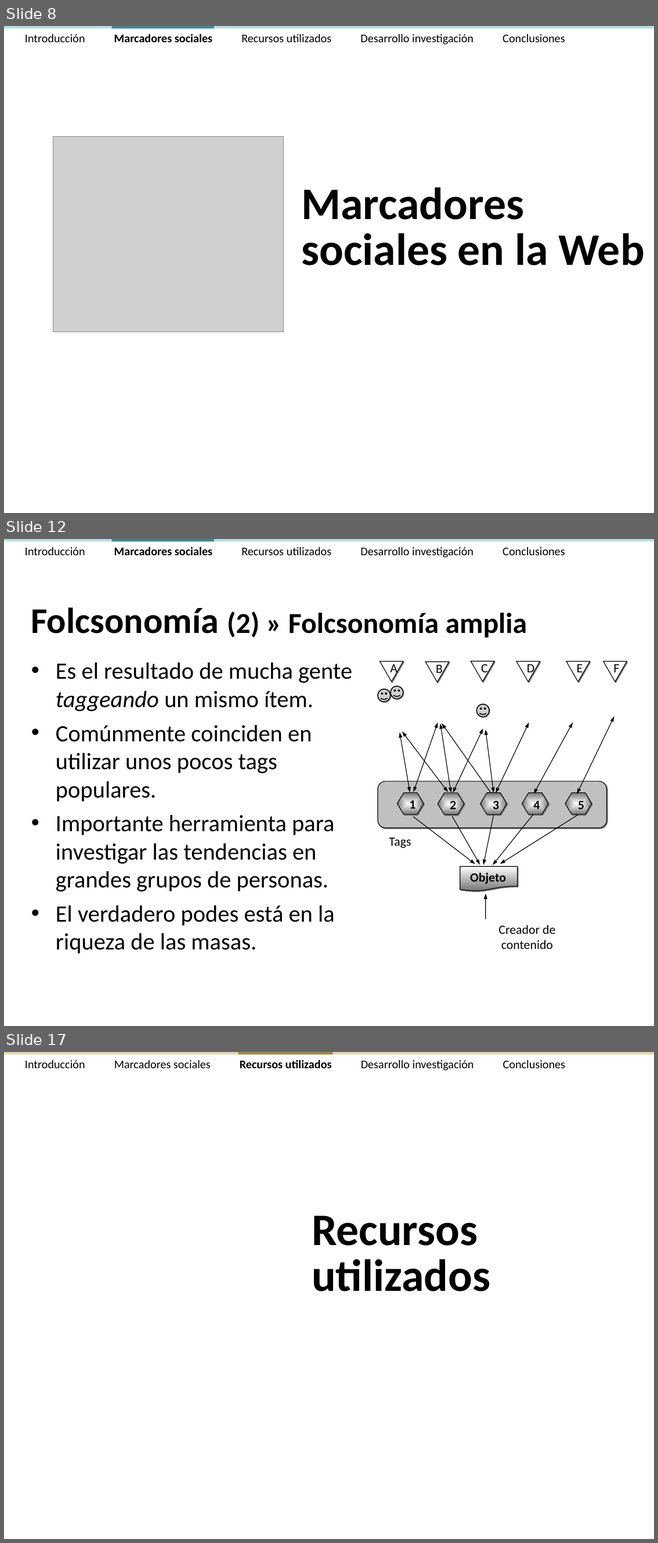
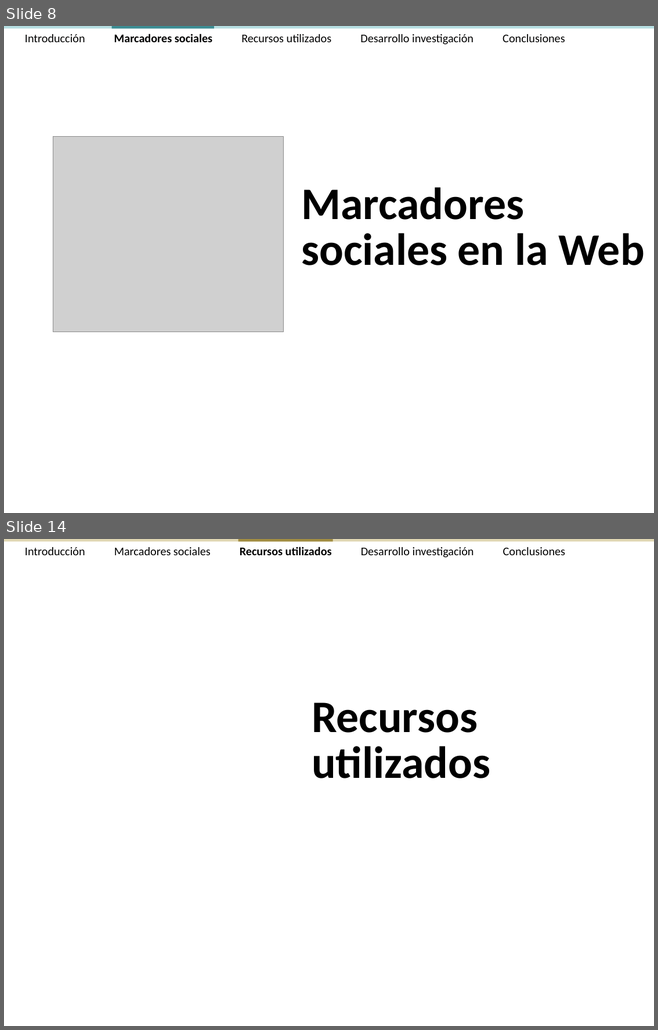
Before and after one commit to ak907kenai/nicotournetesis, a slide deck: docs_trunk/Presentación/Nicolás Tourné - Presentación Tesis (v2.3).ppt. Shown one above the other, each under a label of ours: slides 8, 12 and 17 before the commit, slides 8 and 14 after it; the slides between them are not shown. The pictures are 658x1543 and 658x1030 pixels, drawn with LibreOffice and Linux fonts; fonts in the diff are those of the drawing; grey boxes stand for pictures; background and template pictures are left out. Boxes give left, top, right and bottom in pixels: in the first picture for what was removed or moved away, otherwise in the second. Text is boxed around its words. In the diff, an @@ line names an element or a change of style, - is before the commit and + after.

```diff
--- a/docs_trunk/Presentación/Nicolás Tourné - Presentación Tesis (v2.3).ppt
+++ b/docs_trunk/Presentación/Nicolás Tourné - Presentación Tesis (v2.3).ppt
@@ slide 12 removed at [4, 539, 654, 1026], background #FFFFFF @@
@@ rectangle removed at [4, 539, 654, 541] @@
@@ text removed at [25, 547, 564, 558] @@
-Introducción Marcadores sociales Recursos utilizados Desarrollo investigación Conclusiones
@@ rectangle removed at [112, 539, 214, 541] @@
@@ title removed at [31, 607, 527, 638] @@
-Folcsonomía (2) » Folcsonomía amplia
@@ text removed at [56, 663, 352, 954] @@
-• Es el resultado de mucha gente
-  taggeando un mismo ítem.
-• Comúnmente coinciden en
-  utilizar unos pocos tags
-  populares.
-• Importante herramienta para
-  investigar las tendencias en
-  grandes grupos de personas.
-• El verdadero podes está en la
-  riqueza de las masas.
@@ triangle removed at [425, 662, 448, 682] @@
@@ text removed at [436, 662, 442, 676] @@
-B
@@ triangle removed at [470, 661, 494, 681] @@
@@ text removed at [481, 661, 488, 676] @@
-C
@@ triangle removed at [516, 661, 539, 681] @@
@@ text removed at [527, 664, 534, 676] @@
-D
@@ triangle removed at [566, 661, 589, 681] @@
@@ text removed at [576, 664, 583, 676] @@
-E
@@ triangle removed at [603, 661, 626, 681] @@
@@ text removed at [613, 664, 619, 676] @@
-F
@@ flow chart document removed at [460, 866, 517, 891] @@
@@ text removed at [470, 871, 506, 884] @@
-Objeto
@@ group removed at [378, 661, 614, 949]: 9 double arrows, 8 texts, 7 arrows, 5 hexagons, 3 pictures, 1 rounded rectangle, 1 triangle @@
-A
-1
-2
-3
-4
-5
-Tags
-Creador de contenido
@@ what was slide 17 is now slide 14 @@
```
Also in this commit, not shown: 5 slides changed, 2 other slides removed, 2 other files.
